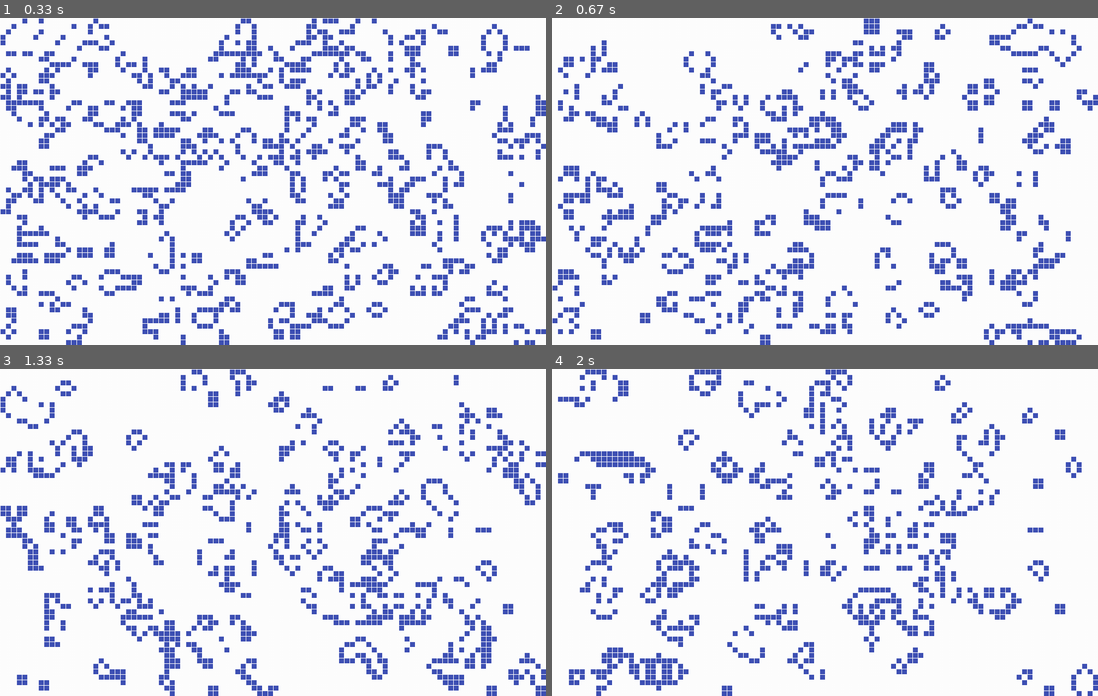
Above: before the commit, frames 1-4 (two rows, left to right).
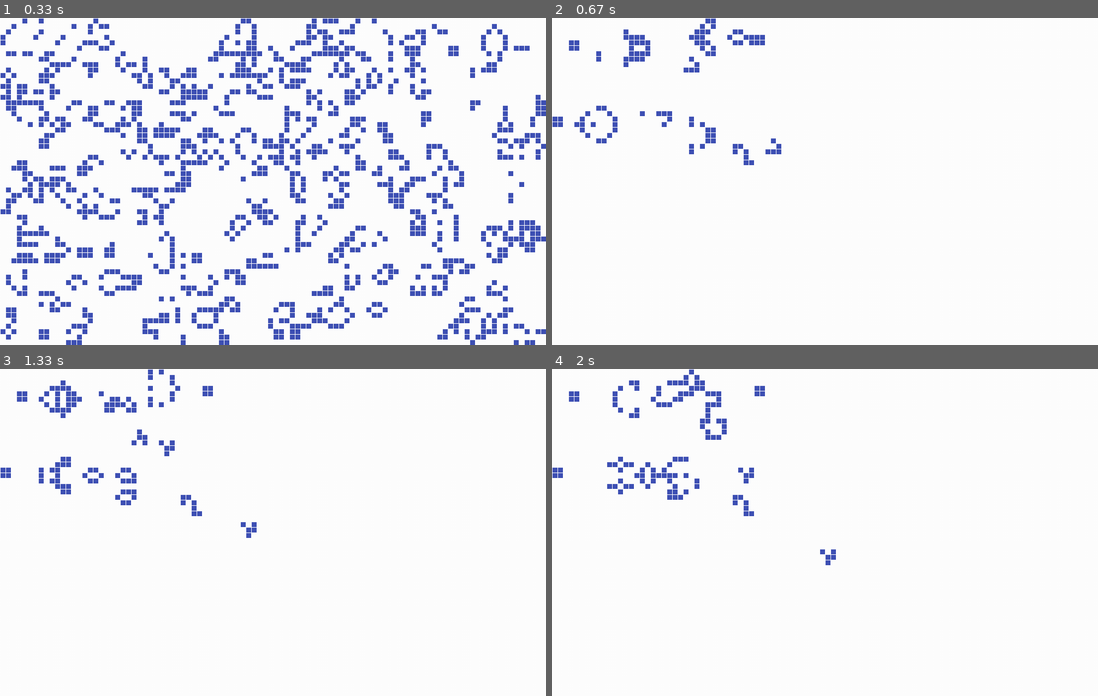
Above: after the commit, the same moments.

Repository: skotniczny/game-of-life-py
Game: pygame game, started from main.py
The game is run twice, just before and just after one commit, with the same random seed, the same clock (stepped at 60 frames per second) and the same inputs.
Inputs (mouse positions are in pixels of both pictures, inside the frame that each line leads up to):
- Up to frame 1 (0.33 s): no input
- Up to frame 2 (0.67 s): tap 5 at 0.33 s
- Up to frame 3 (1.33 s): tap Enter at 0.67 s; click (103, 483) at 1.05 s
- Up to frame 4 (2 s): click (683, 411) at 1.38 s; click (693, 467) at 1.75 s

Frame 1 is identical in both runs. In frame 2, 14% of the frame differs, in the area x 0-100%, y 0-100%; in frame 3, 14%; in frame 4, 12%.

Commit message:
Add "Period-60 glider gun" pattern

Diff:
--- a/display_pygame.py
+++ b/display_pygame.py
@@ -80,6 +80,8 @@
                     insert_pattern(patterns.new_gun_2)
                 if event.key == pygame.K_4:
                     insert_pattern(patterns.p20_glider_gun)
+                if event.key == pygame.K_5:
+                    insert_pattern(patterns.period_60_glider_gun)
                 # User presses ESCAPE-Key
                 if event.key == pygame.K_ESCAPE:
                     mainloop = False
--- a/patterns.py
+++ b/patterns.py
@@ -2,3 +2,4 @@
 new_gun = "25b2o5b2o$25b2o5b2o8$26bo5bo$25b3o3b3o$24b2obo3bob2o3$27bo3bo$27bo3bo7$33bo$10b2o22b2o$2o7bobo21b2o$2o7bo$9b3o4$9b3o$2o7bo17b2o$2o7bobo15b2o$10b2o!"
 new_gun_2 = "23b2o24b2o$23b2o24b2o$41b2o8b$40bo2bo7b$41b2o8b2$36b3o12b$36bobo12b$9b2o25b3o12b$9b2o25b2o13b$8bo2bo23b3o13b$8bo2bob2o20bobo13b$8bo4b2o20b3o13b$10b2ob2o36b$31b2o18b$21b2o7bo2bo17b$21b2o8b2o18b$49b2o$49b2o2$4b2o18bo26b$2o4b4o10b2o2b2ob3o21b$2o2b2ob3o10b2o4b4o21b$4bo19b2o!"
 p20_glider_gun = "25bo14bo$24bobo12bobob2o$23bo2bo2b2o7bo2bobobob2o$23bob2obobo8b3obobobo$22b2o4bo13b4obo2bo$24b2o2b2o9 …(1367 unchanged characters)…
+period_60_glider_gun = "27bo$27b4o$11bo16b4o$10bobo5b2o8bo2bo5b2o$3b2o3b2o3bo14b4o5b2o$3b2o3b2o3bo4bobob2o3b4o$8b2o3bo5b2o3bo2bo$10bobo10bo$11bo8bo2bo2$26bobo$28bo$24bo$26bo$25bo2$11b2o$11b2o4bo$2o6b2o6b5ob2o$2o5b3o5bo2b2o4bo$8b2o5b2o8bo12bo$11b2o4bo7bo10bobo$11b2o12bo11b2o$24bo8b2o$22b2o9bobo$35bo$35b2o!"
